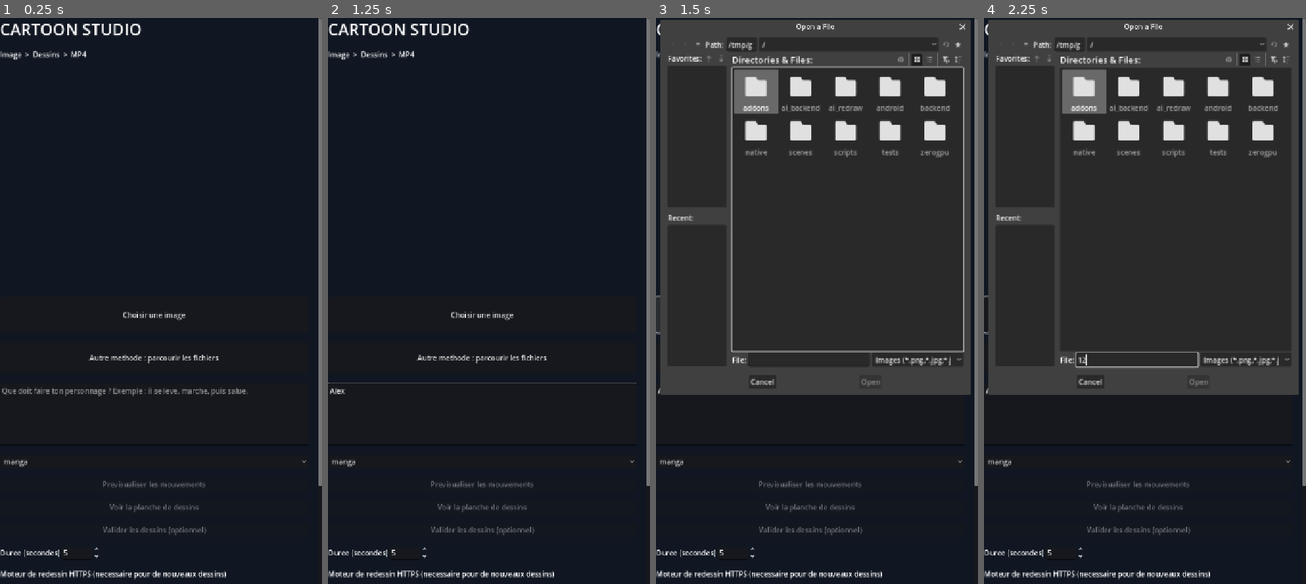
Above: before the commit, frames 1-4 (left to right).
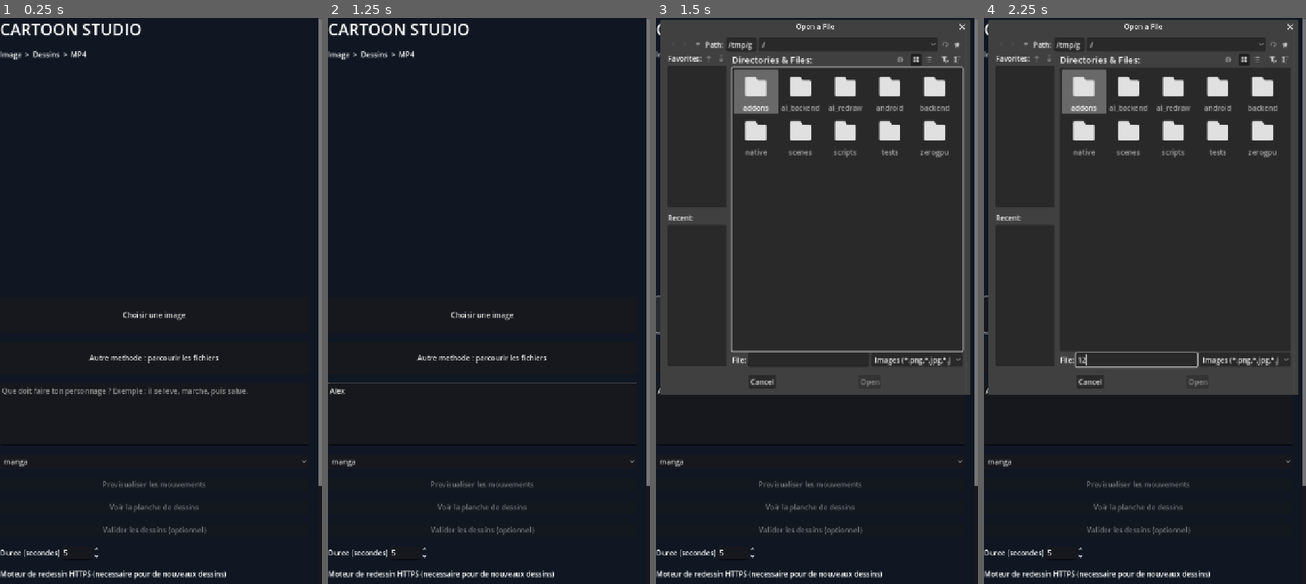
Above: after the commit, the same moments.

Repository: ericjamesempere-stack/MobileI2V-Xiaomi-
Game: Godot game, scene res://scenes/main.tscn
The game is run twice, just before and just after one commit, with the same random seed, the same clock (stepped at 60 frames per second) and the same inputs.
Inputs (mouse positions are in pixels of both pictures, inside the frame that each line leads up to):
- Up to frame 1 (0.25 s): no input
- Up to frame 2 (1.25 s): click (482, 414) at 0.52 s; type "Alex" at 0.6 s
- Up to frame 3 (1.5 s): click "Choisir une image" at 1.25 s
- Up to frame 4 (2.25 s): click (1138, 357) at 2.02 s; type "12" at 2.1 s

Frames 1-2 are identical in both runs. In frame 3, 1.0% of the frame differs, in the area x 27-98%, y 0-67%; in frame 4, 0.7%.

Commit message:
Drive free image AI storyboard prompts from Karma story action timeline

Diff:
--- a/scripts/free_text_image_generator.gd
+++ b/scripts/free_text_image_generator.gd
@@ -13,11 +13,22 @@
   return {"ok": false, "error": "Mode gratuit limite a quatre images par essai"}
  cancel_requested = false
  var frames: Array[Image] = []
+ var planner: RefCounted = load("res://scripts/story_motion_planner.gd").new()
+ var story_plan: Dictionary = planner.plan(story, float(count))
+ if not bool(story_plan.get("ok", false)):
+  return {"ok": false, "error": str(story_plan.get("error", "Histoire invalide"))}
+ var story_steps: Array = story_plan.get("steps", [])
  for i in range(count):
   if cancel_requested:
    return {"ok": false, "error": "Annule", "generated": frames.size()}
   # The provider only accepts text, not pose_image_base64 or image references.
-  var scene_prompt := "%s. %s style, consistent character costume, full body, animation storyboard keyframe %d of %d" % [story, visual_style, i + 1, count]
+  var seconds: float = (float(i) + 0.5) * float(story_plan.get("duration", float(count))) / float(count)
+  var scene_description: String = story
+  for story_step in story_steps:
+   if seconds < float(story_step.get("end", 0.0)) or story_step == story_steps.back():
+    scene_description = str(story_step.get("description", story))
+    break
+  var scene_prompt := "Original animated film storyboard. Character performs: %s. Overall story: %s. %s style, consistent character costume, full body, animation storyboard keyframe %d of %d" % [scene_description, story, visual_style, i + 1, count]
   var url := HOST + scene_prompt.uri_encode() + "?width=512&height=768&seed=" + str(4242 + i)
   var http := HTTPRequest.new()
   http.timeout = 120.0
